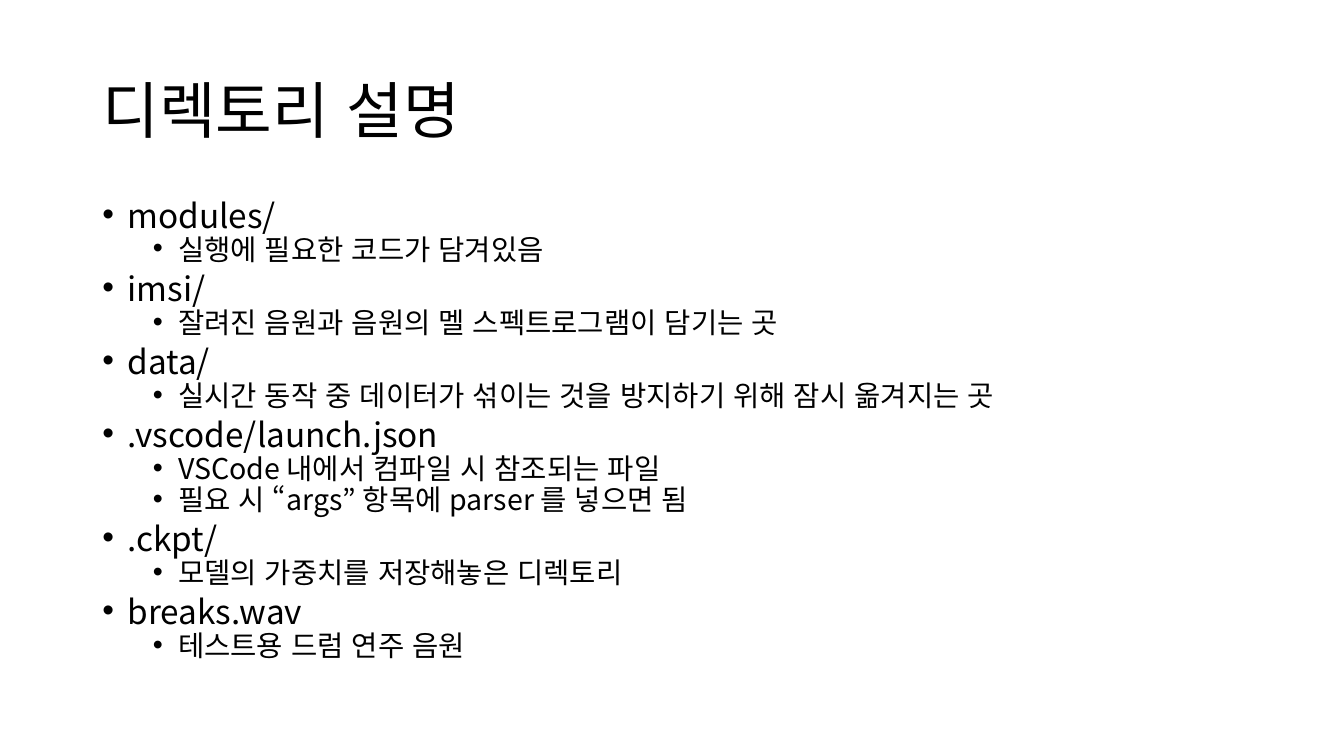
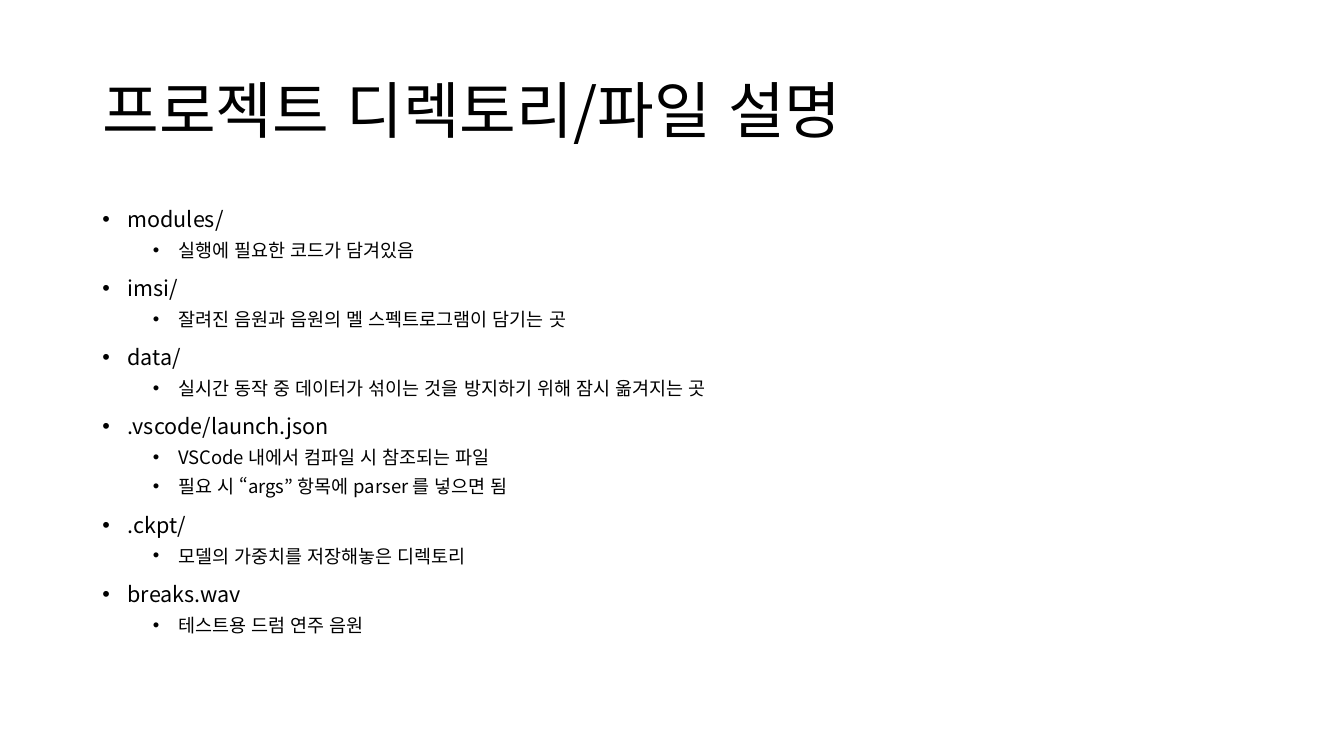
Before and after one commit to cid2rrrr/DRUMMM, a slide deck: slide 4 of 청음지능 인수인계.pptx (slide 3 before the commit). Drawn at 1344x756 pixels with LibreOffice and Linux fonts; fonts in the diff are those of the drawing. Boxes give left, top, right and bottom in pixels: in the first picture for what was removed or moved away, otherwise in the second. Text is boxed around its words. In the diff, an @@ line names an element or a change of style, - is before the commit and + after.

```diff
--- a/청음지능 인수인계.pptx
+++ b/청음지능 인수인계.pptx
@@ title at <box>102,82,841,144</box>: text changed @@
-디렉토리 설명
+프로젝트 디렉토리/파일 설명
@@ text "modules/" at <box>128,210,706,634</box>: size 23.8 to 15.4 pt in "modules/", "imsi/", "data/", ".vscode/launch.json" and 2 more places; size 20.4 to 13.2 pt in "실행에 필요한 코드가 담겨있음", "잘려진 음원과 음원의 멜 스펙트로그램이 담기는 곳", "실시간 동작 중 데이터가 섞이는 것을 방지하기 ...", "VSCode 내에서 컴파일 시 참조되는 파일" and 3 more places; line spacing 0.7 to 1 @@
```
Also in this commit, not shown: 6 other slides changed, 1 slide added, 1 slide removed, 2 other files.
